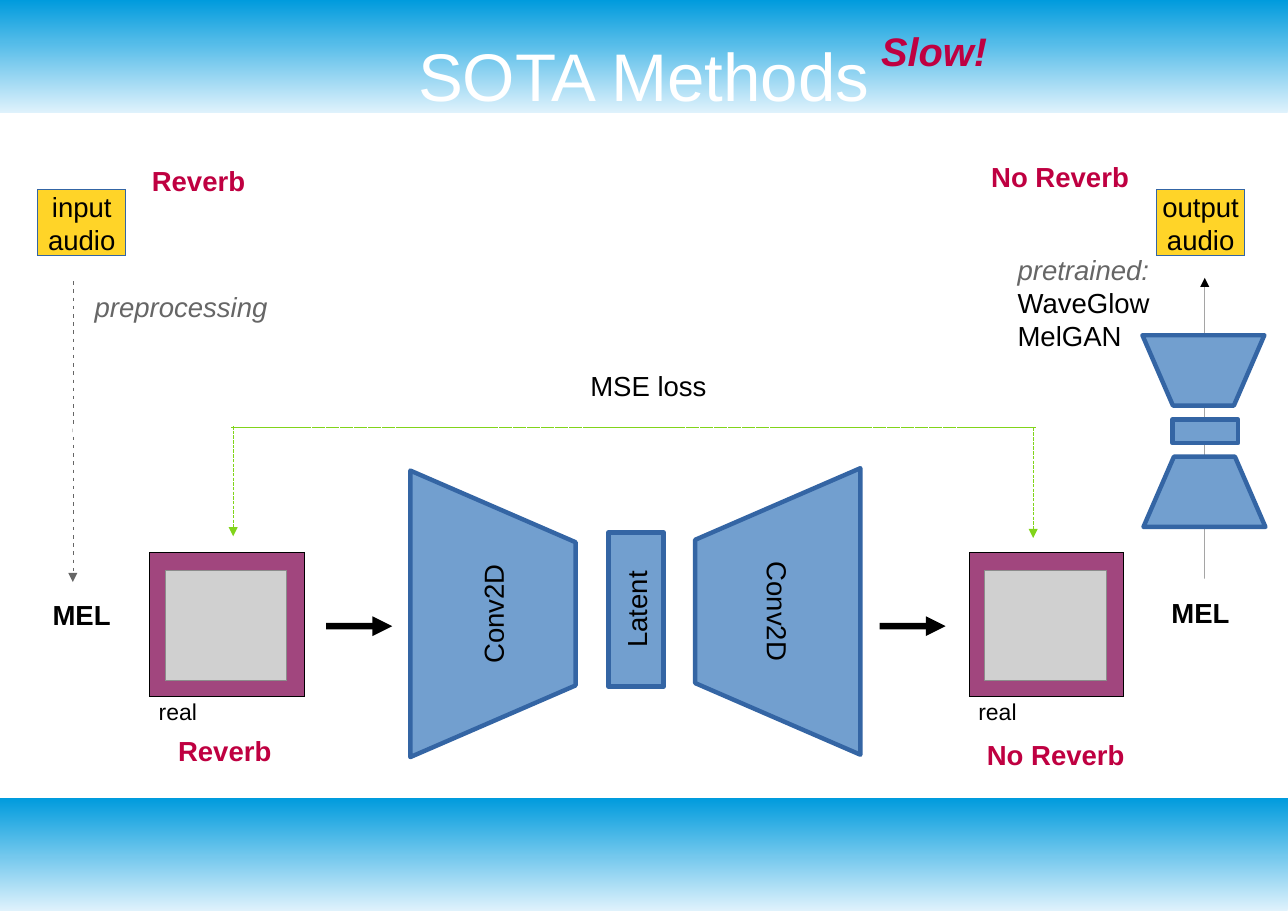
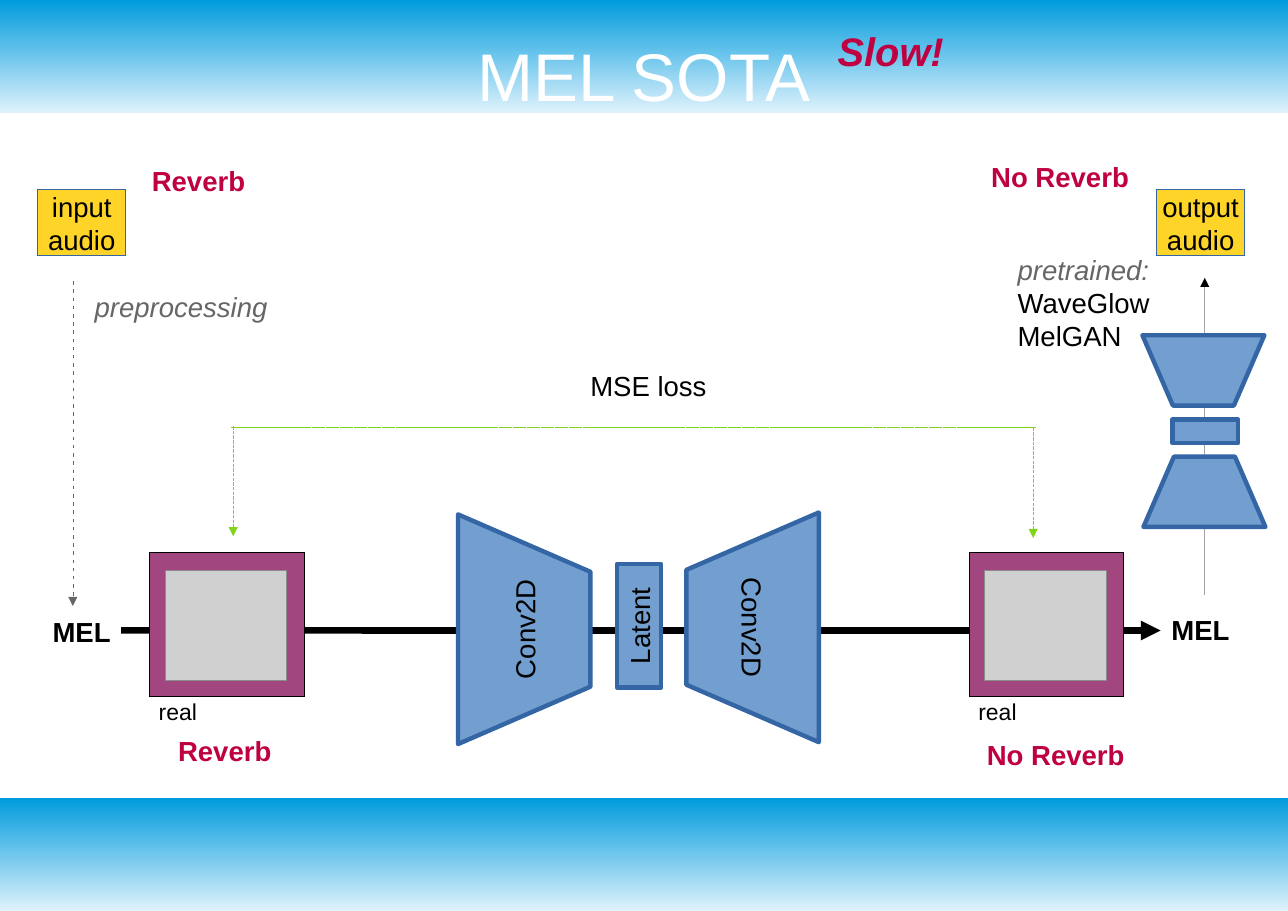
Before and after one commit to jakobatgithub/unreverb, a slide deck: slide 10 of project_presentation.odp (slide 11 before the commit). Drawn at 1288x911 pixels with LibreOffice and Linux fonts; fonts in the diff are those of the drawing; grey boxes stand for pictures. Boxes give left, top, right and bottom in pixels: in the first picture for what was removed or moved away, otherwise in the second. Text is boxed around its words. In the diff, an @@ line names an element or a change of style, - is before the commit and + after.

```diff
--- a/project_presentation.odp
+++ b/project_presentation.odp
@@ text "Slow!": place and size @@
-text "Slow!" at [881,35,987,67]
+text "Slow!" at [838,35,944,67]
@@ title at [477,48,810,114]: text changed @@
-SOTA Methods
+MEL SOTA
@@ arrow moved from (73, 281) - (73, 582) to (73, 281) - (73, 606) @@
@@ arrow moved from (1205, 578) - (1205, 278) to (1205, 595) - (1205, 278) @@
@@ freeform shape "Conv2D": place and size @@
-freeform shape "Conv2D" at [411,470,576,757]
+freeform shape "Conv2D" at [458,515,591,744]
@@ freeform shape "Conv2D": place and size @@
-freeform shape "Conv2D" at [695,468,861,755]
+freeform shape "Conv2D" at [686,512,819,742]
@@ rectangle "Latent": place and size @@
-rectangle "Latent" at [609,532,664,686]
+rectangle "Latent" at [617,564,661,688]
@@ text "MEL": place and size @@
-text "MEL" at [53,606,111,625]
+text "MEL" at [53,623,111,642]
@@ arrow removed from (326, 626) to (392, 626) @@
@@ arrow removed from (880, 626) to (946, 626) @@
@@ text "MEL": place and size @@
-text "MEL" at [1171,604,1229,623]
+text "MEL" at [1171,621,1229,640]
@@ arrow added from (121, 630) to (1161, 630), #000000 4.31 pt @@
```
Also in this commit, not shown: 5 other slides changed, 1 slide removed, 1 other file.
